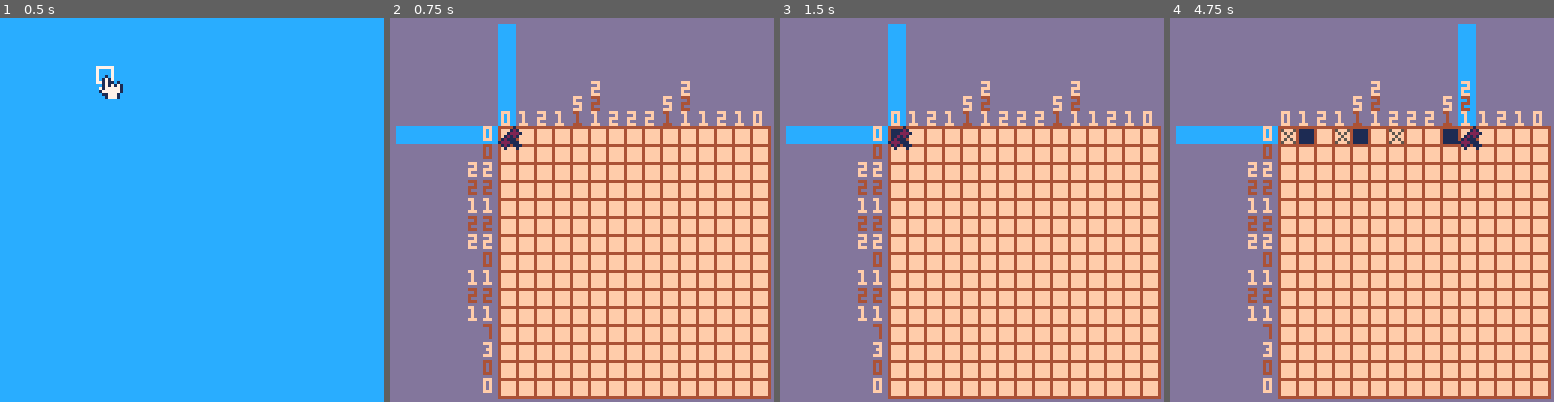
Above: before the commit, frames 1-4 (left to right).
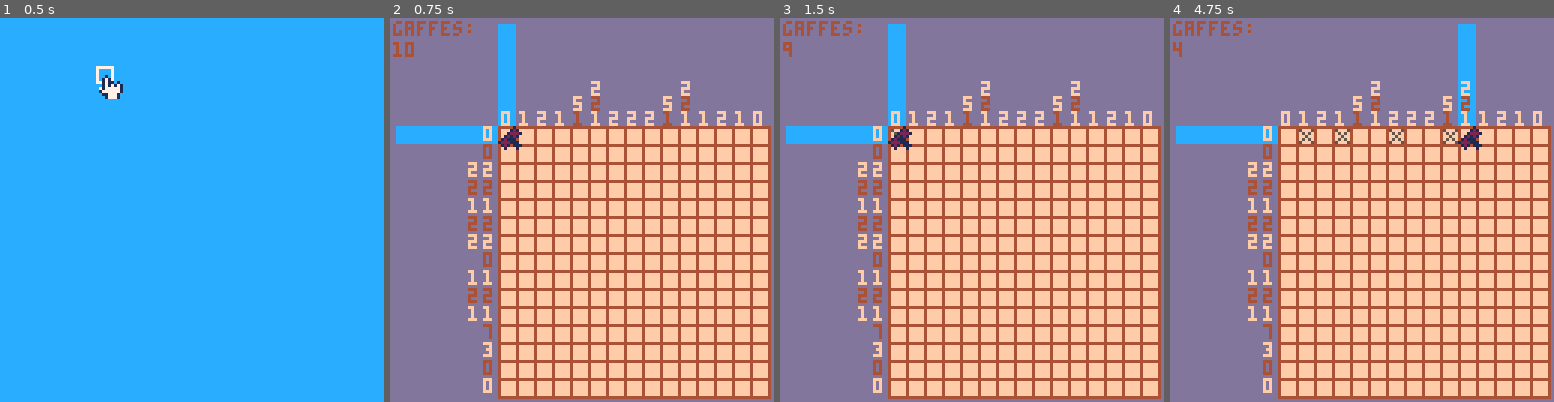
Above: after the commit, the same moments.

Repository: ajbowen249/oh_no_nogram
Game: PICO-8 cartridge oh_no_nogram.p8
Two runs of this game, one before a commit and one after it. Both use one fixed random seed, a clock stepped at 60 frames per second and the inputs below.
Inputs:
- Up to frame 1 (0.5 s): tap X (X key) at 0.33 s
- Up to frame 2 (0.75 s): tap X (X key) at 0.7 s
- Up to frame 3 (1.5 s): tap O (Z key) at 1.07 s; tap X (X key) at 1.43 s
- Up to frame 4 (4.75 s): tap O (Z key) every 0.63 s from 1.8 to 4.33 s; hold Right 2.33-3.33 s; tap X (X key) every 0.52 s from 2.58 to 4.65 s; hold Right 3.38-4.22 s; hold Up 4.27-4.67 s; hold Right from 4.72 s (still down)

Frame 1 is identical in both runs. In frame 2, 0.5% of the frame differs, in the area x 0-22%, y 0-11%; in frame 3, 0.5%; in frame 4, 0.9%, in the area x 0-75%, y 0-33%.

Commit message:
feat: gaffe counter

Diff:
--- a/puzzle.lua
+++ b/puzzle.lua
@@ -1,6 +1,10 @@
 g_puzzle_state = nil
+C_STARTING_GAFFES = 10
 C_CELL_SIZE = 6
 C_BOARD_SIZE = C_CELL_SIZE * 15
+
+C_PUZZLE_STATE_PLAYING = 0
+C_PUZZLE_STATE_GAME_OVER = 1
 
 C_PUZ_NULL = 0
 C_PUZ_MARKED = 1
@@ -17,6 +21,8 @@
     col_runs = {},
     x = 1,
     y = 1,
+    gaffes = C_STARTING_GAFFES,
+    state = C_PUZZLE_STATE_PLAYING,
   }
 
   for i=1, #puzzle.image do
@@ -58,6 +64,10 @@
 
 function draw_puzzle()
   cls(13)
+
+  print("gaffes:", 1, 1, g_puzzle_state.gaffes > 3 and 4 or 8)
+  print(g_puzzle_state.gaffes, 1, 8, g_puzzle_state.gaffes > 3 and 4 or 8)
+
   local start_x = 128 - C_BOARD_SIZE - 2
   local start_y = 128 - C_BOARD_SIZE - 2
   local board_end_x = start_x + C_BOARD_SIZE
@@ -107,6 +117,13 @@
         cursor_loc = { x = x, y = y }
       end
     end
+
+    if g_puzzle_state.state == C_PUZZLE_STATE_GAME_OVER then
+      rectfill(10, 10, 118, 26, 2)
+      rect(10, 10, 118, 26, 8)
+      print("game over 😐", 40, 12)
+      print("press 🅾️ or ❎", 36, 19)
+    end
   end
 
   if cursor_loc != nil then
@@ -115,6 +132,14 @@
 end
 
 function update_puzzle()
+  if g_puzzle_state.state == C_PUZZLE_STATE_GAME_OVER then
+    if btnp(4) or btnp(5) then
+      init_puzzle_grid()
+    end
+
+    return
+  end
+
   if btnp(0) and g_puzzle_state.x > 1 then
     g_puzzle_state.x -= 1
   elseif btnp(1) and g_puzzle_state.x < #g_puzzle_state.grid then
@@ -132,6 +157,14 @@
       g_puzzle_state.grid[g_puzzle_state.y][g_puzzle_state.x] = C_PUZ_NULL
     end
   elseif btnp(5) then
-    g_puzzle_state.grid[g_puzzle_state.y][g_puzzle_state.x] = C_PUZ_CHIZ
+    if g_puzzle_state.puzzle.image[g_puzzle_state.y][g_puzzle_state.x] == 0 then
+      g_puzzle_state.gaffes -= 1
+
+      if g_puzzle_state.gaffes <= 0 then
+        g_puzzle_state.state = C_PUZZLE_STATE_GAME_OVER
+      end
+    else
+      g_puzzle_state.grid[g_puzzle_state.y][g_puzzle_state.x] = C_PUZ_CHIZ
+    end
   end
 end
